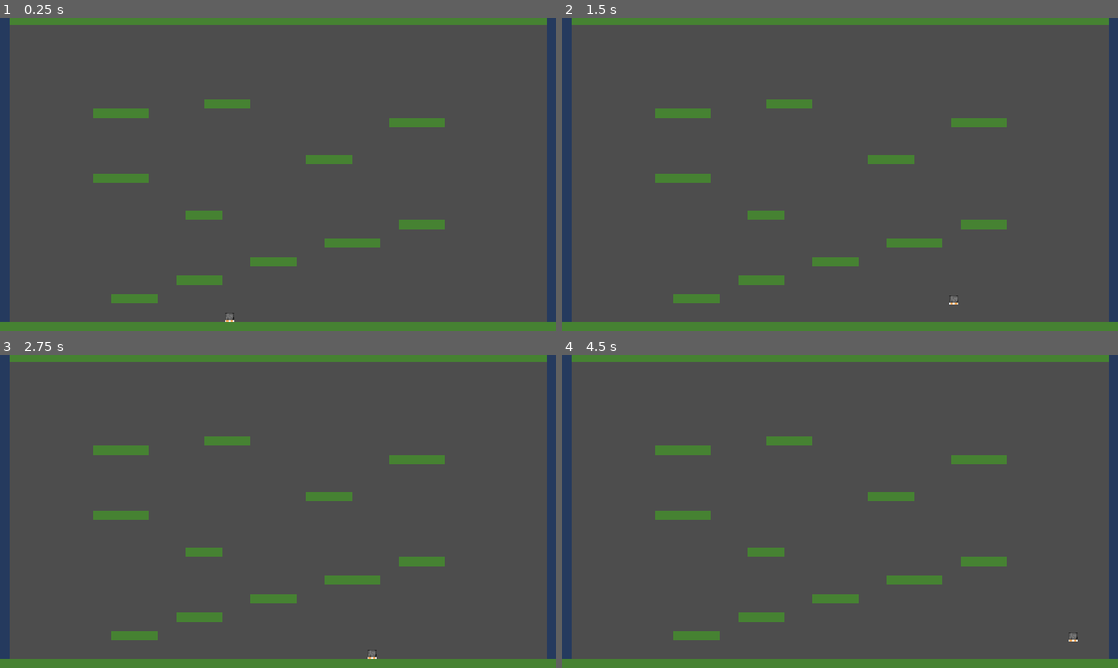
Above: before the commit, frames 1-4 (two rows, left to right).
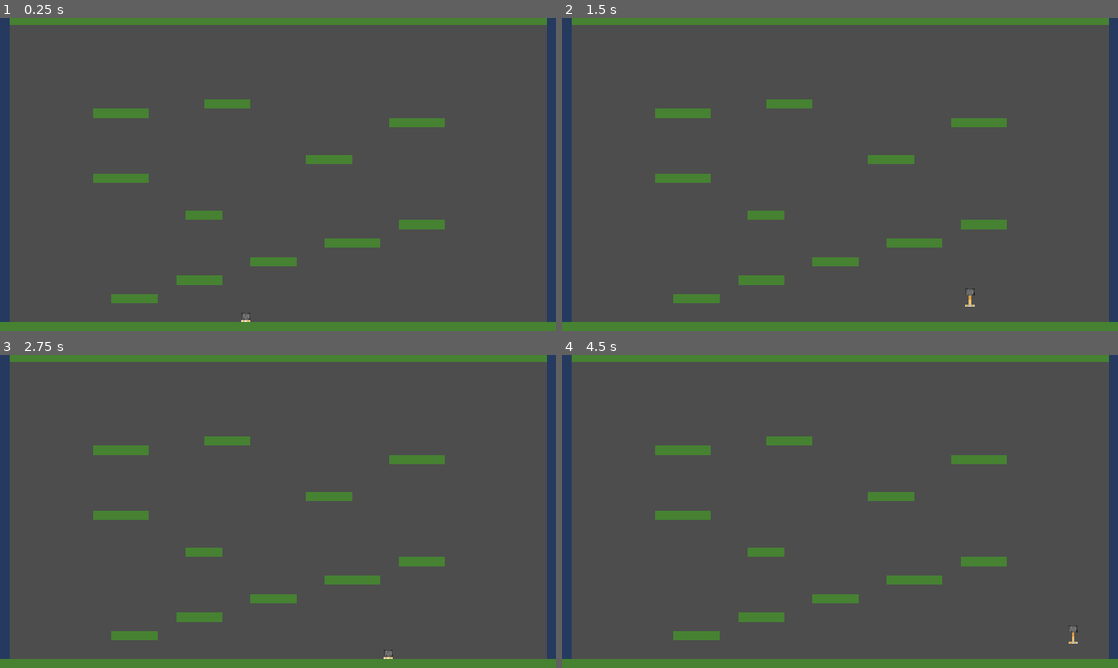
Above: after the commit, the same moments.

Repository: LeZellus/pistonprecision
Game: Godot game, scene res://scenes/levels/MainScene.tscn
Same seed, same stepped clock (60 frames per second), same inputs: the game is played once before the commit and once after it.
Inputs:
- Up to frame 1 (0.25 s): no input
- Up to frame 2 (1.5 s): tap Enter at 0.5 s; hold Space (jump) 0.53-1.28 s; hold D (move_right) from 0.53 s (still down); tap Space (jump) at 1.35 s
- Up to frame 3 (2.75 s): tap Space (jump) at 1.52, 1.82, 2 s; release D (move_right) at 2.03 s; hold A (move_left) from 2.03 s (still down); hold Space (jump) from 2.03 s (still down)
- Up to frame 4 (4.5 s): release A (move_left) at 2.78 s; release Space (jump) at 2.78 s; hold D (move_right) 2.78-4.28 s; tap Space (jump) at 2.85, 3.02, 3.32, 4.35 s; tap Enter at 3.5 s; hold Space (jump) 3.53-4.28 s; hold A (move_left) from 4.28 s (still down)

The runs differ from the first frame. In frame 1, less than 0.1% of the frame differs, in the area x 40-45%, y 94-98%; in frame 2, less than 0.1%, in the area x 69-75%, y 86-93%; in frame 3, less than 0.1%; in frame 4, less than 0.1%.

Commit message:
animation jump added

Diff:
--- a/resources/player_stats/PlayerAnimation.tres
+++ b/resources/player_stats/PlayerAnimation.tres
@@ -1,18 +1,61 @@
-[gd_resource type="SpriteFrames" load_steps=3 format=3 uid="uid://j4q15hu1yxfw"]
+[gd_resource type="SpriteFrames" load_steps=7 format=3 uid="uid://j4q15hu1yxfw"]
 
 [ext_resource type="Texture2D" uid="uid://b74ojjb1q6pmt" path="res://assets/sprites/player/PistonSpritesheet.png" id="1_m66vt"]
 
-[sub_resource type="AtlasTexture" id="AtlasTexture_bmhu0"]
+[sub_resource type="AtlasTexture" id="AtlasTexture_djrw8"]
 atlas = ExtResource("1_m66vt")
-region = Rect2(0, 0, 16, 16)
+region = Rect2(0, 0, 32, 32)
+
+[sub_resource type="AtlasTexture" id="AtlasTexture_baqhl"]
+atlas = ExtResource("1_m66vt")
+region = Rect2(0, 0, 32, 32)
+
+[sub_resource type="AtlasTexture" id="AtlasTexture_10u35"]
+atlas = ExtResource("1_m66vt")
+region = Rect2(0, 0, 32, 32)
+
+[sub_resource type="AtlasTexture" id="AtlasTexture_1d3og"]
+atlas = ExtResource("1_m66vt")
+region = Rect2(128, 0, 32, 24)
+
+[sub_resource type="AtlasTexture" id="AtlasTexture_01jdo"]
+atlas = ExtResource("1_m66vt")
+region = Rect2(0, 32, 32, 32)
 
 [resource]
 animations = [{
 "frames": [{
 "duration": 1.0,
-"texture": SubResource("AtlasTexture_bmhu0")
+"texture": SubResource("AtlasTexture_djrw8")
+}],
+"loop": true,
+"name": &"Fall",
+"speed": 5.0
+}, {
+"frames": [{
+"duration": 1.0,
+"texture": SubResource("AtlasTexture_baqhl")
 }],
 "loop": true,
 "name": &"Idle",
 "speed": 5.0
+}, {
+"frames": [{
+"duration": 1.0,
+"texture": SubResource("AtlasTexture_10u35")
+}, {
+"duration": 1.0,
+"texture": SubResource("AtlasTexture_1d3og")
+}],
+"loop": false,
+"name": &"Jump",
+"speed": 15.0
+}, {
+"frames": [{
+"duration": 1.0,
+"texture": SubResource("AtlasTexture_01jdo")
+}],
+"loop": true,
+"name": &"Run",
+"speed": 5.0
 }]
--- a/scenes/levels/MainScene.tscn
+++ b/scenes/levels/MainScene.tscn
@@ -8,7 +8,7 @@
 [node name="TileMapLayer" parent="." instance=ExtResource("1_dgocu")]
 
 [node name="CharacterBody2D" parent="." instance=ExtResource("1_jo2q4")]
-position = Vector2(198, 231)
+position = Vector2(212, 212)
 
 [node name="Camera2D" type="Camera2D" parent="."]
 position = Vector2(240, 137)
--- a/scenes/player/Player.tscn
+++ b/scenes/player/Player.tscn
@@ -15,7 +15,9 @@
 
 [node name="AnimatedSprite2D" type="AnimatedSprite2D" parent="."]
 sprite_frames = ExtResource("2_kqkg1")
-animation = &"Idle"
+animation = &"Jump"
+frame = 1
+frame_progress = 1.0
 
 [node name="WallLeftTop" type="RayCast2D" parent="."]
 modulate = Color(0.780986, 0.199655, 0.453845, 1)
--- a/scripts/player/Player.gd
+++ b/scripts/player/Player.gd
@@ -23,15 +23,12 @@
 }
 
 var piston_direction: PistonDirection = PistonDirection.DOWN
-var dash_cooldown: float = 0.0
-var is_dashing: bool = false
-var dash_start_position: Vector2
-var dash_direction: Vector2
 
 # === STATE ===
 var was_grounded: bool = false
 var is_on_wall: bool = false
 var wall_side: int = 0
+var is_jumping: bool = false
 var gravity = ProjectSettings.get_setting("physics/2d/default_gravity")
 
 func _ready():
@@ -39,22 +36,28 @@
 	InputManager.movement_changed.connect(_on_movement_changed)
 	InputManager.rotate_left_requested.connect(_on_rotate_left)
 	InputManager.rotate_right_requested.connect(_on_rotate_right)
-	InputManager.dash_requested.connect(_on_dash_requested)
 
 func _physics_process(delta):
-	_update_dash_cooldown(delta)
-
-	if is_dashing:
-		_handle_dash_distance_limit()
-
+	delta = min(delta, 1.0/30.0)
 	_handle_wall_detection()
 	_handle_gravity(delta)
 	_handle_horizontal_movement(delta)
 
 	_handle_grounding()
 	_handle_jump()
+	_handle_animations()
 
 	move_and_slide()
+
+# === ANIMATIONS ===
+func _handle_animations():
+	if not is_on_floor():
+		if is_jumping or velocity.y < -50:
+			if sprite.animation != "Jump":
+				sprite.play("Jump")
+	else:
+		is_jumping = false
+		sprite.play("Idle")
 
 # === ROTATION SYSTEM ===
 func _on_rotate_left():
@@ -73,54 +76,6 @@
 
 func _update_sprite_rotation():
 	sprite.rotation_degrees = piston_direction * 90
-
-# === DASH SYSTEM AVEC DISTANCE FIXE ===
-func _on_dash_requested():
-	if dash_cooldown <= 0.0 and not is_dashing:
-		_perform_dash()
-
-func _perform_dash():
-	dash_direction = _get_dash_direction()
-	var dash_impulse = dash_direction * PlayerConstants.DASH_IMPULSE
-
-	# Ajoute l'impulsion à la velocity actuelle
-	velocity += dash_impulse
-
-	# Active le contrôle de distance
-	is_dashing = true
-	dash_start_position = global_position
-	dash_cooldown = PlayerConstants.DASH_COOLDOWN
-
-func _handle_dash_distance_limit():
-	var distance_traveled = dash_start_position.distance_to(global_position)
-
-	if distance_traveled >= PlayerConstants.DASH_DISTANCE:
-		is_dashing = false
-		# Arrête seulement la composante du dash, garde le momentum perpendiculaire
-		var dash_component = velocity.project(dash_direction)
-		var perpendicular_momentum = velocity - dash_component
-		velocity = perpendicular_momentum
-
-func _handle_dash_physics(delta):
-	# Plus besoin de cette fonction avec le système d'impulsion
-	pass
-
-func _get_dash_direction() -> Vector2:
-	match piston_direction:
-		PistonDirection.DOWN:
-			return Vector2.UP
-		PistonDirection.LEFT:
-			return Vector2.RIGHT
-		PistonDirection.UP:
-			return Vector2.DOWN
-		PistonDirection.RIGHT:
-			return Vector2.LEFT
-		_:
-			return Vector2.UP
-
-func _update_dash_cooldown(delta):
-	if dash_cooldown > 0:
-		dash_cooldown -= delta
 
 # === WALL DETECTION ===
 func _handle_wall_detection():
@@ -184,6 +139,10 @@
 
 # === JUMP ===
 func _handle_jump():
+	# Ne peut sauter que si le piston pointe vers le bas
+	if piston_direction != PistonDirection.DOWN:
+		return
+
 	if InputManager.consume_jump_buffer():
 		if is_on_floor() or InputManager.can_coyote_jump():
 			_perform_jump()
@@ -192,6 +151,7 @@
 
 func _perform_jump():
 	velocity.y = PlayerConstants.JUMP_VELOCITY
+	is_jumping = true
 
 func _perform_wall_jump():
 	velocity.y = PlayerConstants.JUMP_VELOCITY
--- a/scripts/player/PlayerConstants.gd
+++ b/scripts/player/PlayerConstants.gd
@@ -4,21 +4,16 @@
 const SPEED = 150.0
 const ACCELERATION = 1000.0
 const FRICTION = 2000.0
-const AIR_RESISTANCE = 200.0
+const AIR_RESISTANCE = 800.0  # Beaucoup plus de résistance en l'air
 
 # === JUMP ===
-const JUMP_VELOCITY = -235.0
-const JUMP_CUT_MULTIPLIER = 0.25
-const MAX_FALL_SPEED = 400.0
+const JUMP_VELOCITY = -322.0  # Hauteur originale restaurée
+const JUMP_CUT_MULTIPLIER = 0.15  # Plus agressif pour couper le saut
+const MAX_FALL_SPEED = 320.0  # Réduit pour éviter la sensation de lourdeur
 
 # === PHYSICS ===
-const GRAVITY_MULTIPLIER = 1.0
+const GRAVITY_MULTIPLIER = 2.2  # Encore plus de gravité pour descendre vite
 
 # === WALL SLIDING ===
 const WALL_SLIDE_MULTIPLIER = 0.1
 const WALL_SLIDE_MAX_SPEED_MULTIPLIER = 1
-
-# === DASH ===
-const DASH_IMPULSE = 300.0  # Force d'impulsion
-const DASH_DISTANCE = 24.0  # Distance maximale
-const DASH_COOLDOWN = 0.3
Binary file changed: assets/sprites/player/PistonSpritesheet.png
